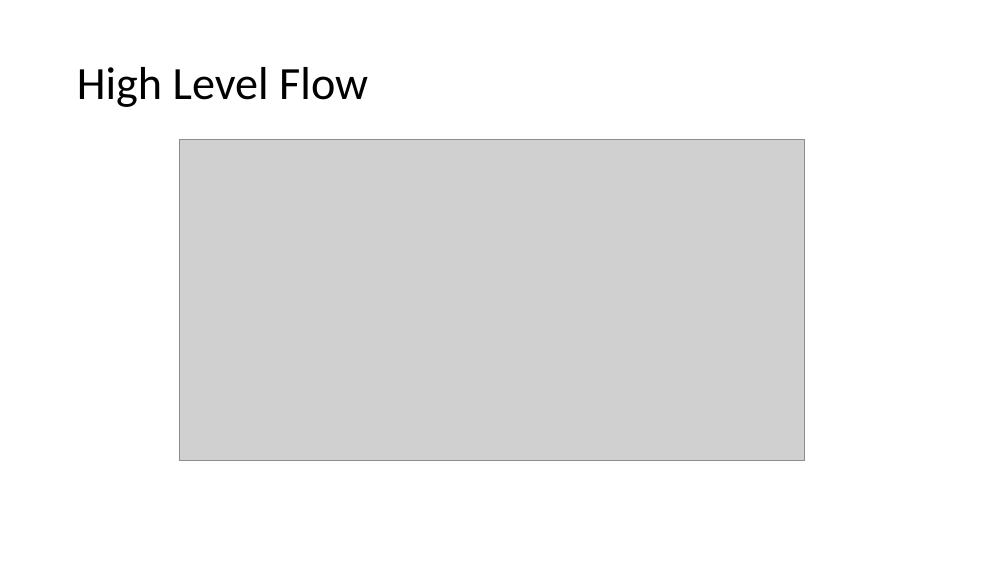
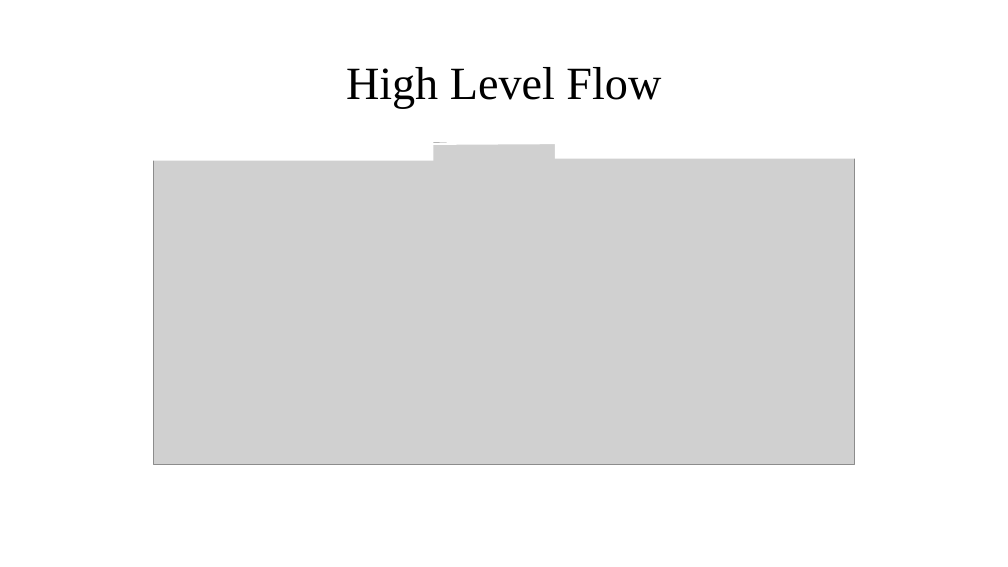
Before and after one commit to ddobric/neocortexapi, a slide deck: slide 4 of source/MySEProject/Documentation/ML2223_15 Approve Prediction of Multisequence Learning.pptx. Drawn at 1008x567 pixels with LibreOffice and Linux fonts; fonts in the diff are those of the drawing; grey boxes stand for pictures. Boxes give left, top, right and bottom in pixels: in the first picture for what was removed or moved away, otherwise in the second. Text is boxed around its words. In the diff, an @@ line names an element or a change of style, - is before the commit and + after.

```diff
--- a/source/MySEProject/Documentation/ML2223_15 Approve Prediction of Multisequence Learning.pptx
+++ b/source/MySEProject/Documentation/ML2223_15 Approve Prediction of Multisequence Learning.pptx
@@ title "High Level Flow" at [346, 67, 661, 109]: font Calibri to Times New Roman; alignment left to centre @@
@@ rectangle added at [98, 138, 433, 161], fill #FFFFFF @@
@@ picture: place and size @@
-picture at [179, 140, 805, 461]
+picture at [154, 142, 854, 464]
@@ rectangle added at [191, 133, 817, 137], fill #FFFFFF @@
@@ line added from (416, 144) to (585, 143), #FFFFFF 2.25 pt @@
@@ rectangle added at [447, 140, 544, 144], fill #FFFFFF @@
@@ rectangle added at [555, 135, 890, 159], fill #FFFFFF @@
```
Also in this commit, not shown: 11 other slides changed, 1 other file.
